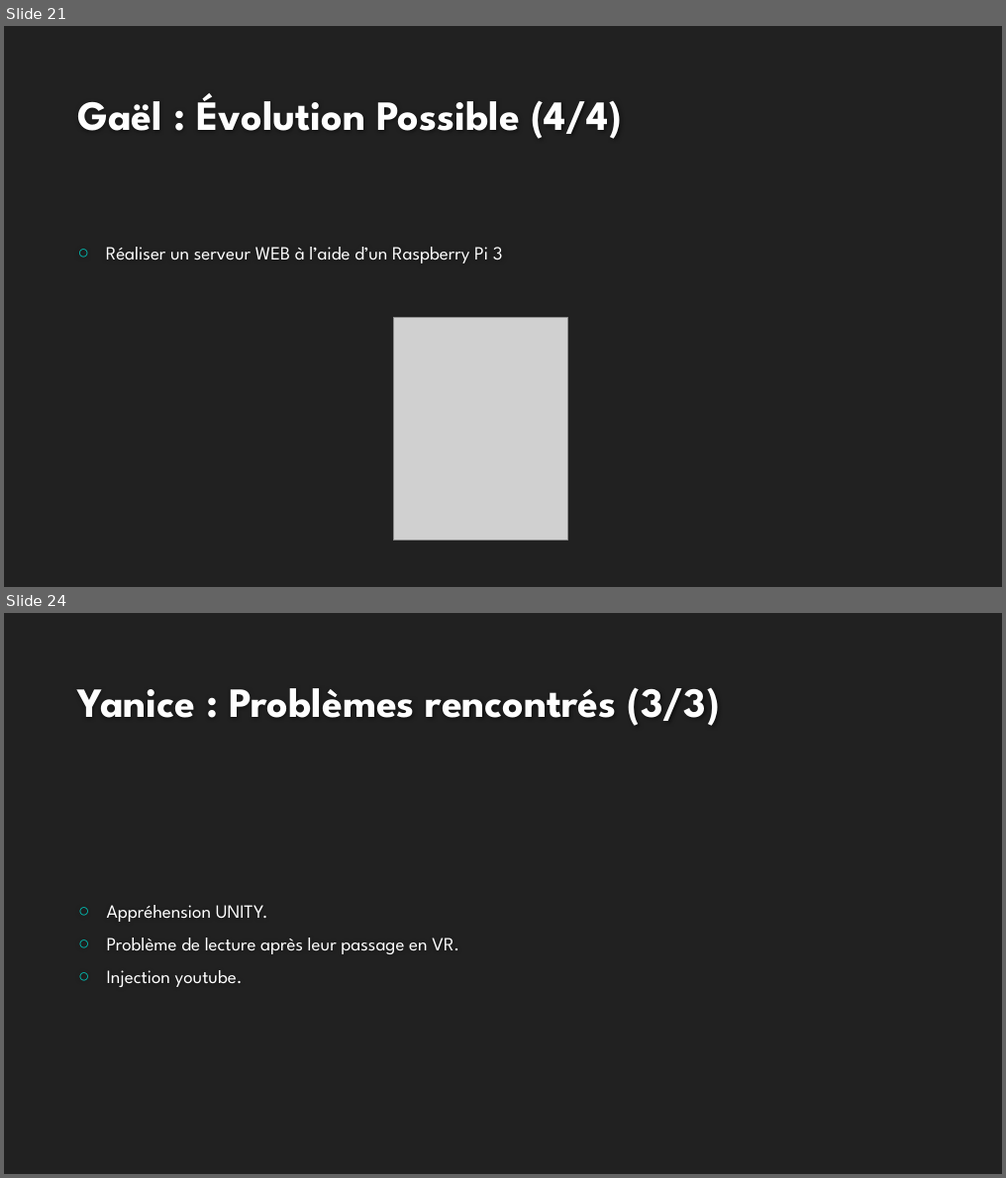
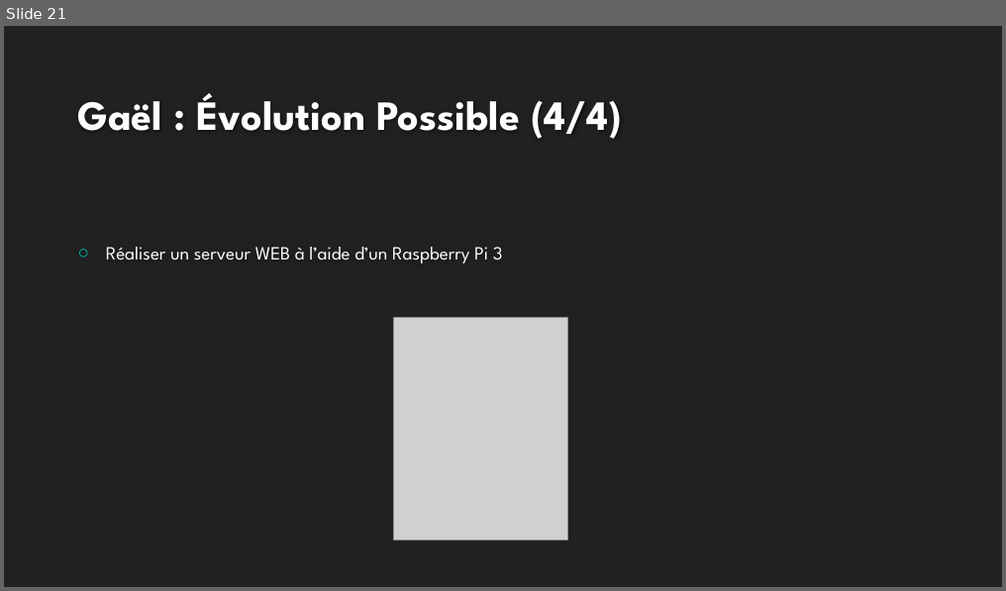
Before and after one commit to rlembo06/VR_tourism, a slide deck: annexes/slides-VR_Tourism.pptx. Shown one above the other, each under a label of ours: slides 21 and 24 before the commit, slide 21 after it; the slides between them are not shown. The pictures are 1006x1178 and 1006x591 pixels, drawn with LibreOffice and Linux fonts; fonts in the diff are those of the drawing; grey boxes stand for pictures; background and template pictures are left out. Boxes give left, top, right and bottom in pixels: in the first picture for what was removed or moved away, otherwise in the second. Text is boxed around its words. In the diff, an @@ line names an element or a change of style, - is before the commit and + after.

Commit message:
ajout slide yanice vf

```diff
--- a/annexes/slides-VR_Tourism.pptx
+++ b/annexes/slides-VR_Tourism.pptx
@@ slide 24 removed at bbox=[4, 613, 1002, 1174], background #212121 @@
@@ title removed at bbox=[78, 687, 720, 726] @@
-Yanice : Problèmes rencontrés (3/3)
@@ text removed at bbox=[107, 905, 459, 987] @@
-○ Appréhension UNITY.
-○ Problème de lecture après leur passage en VR.
-○ Injection youtube.
```
Also in this commit, not shown: 1 slide changed, 3 slides added, 1 other slide removed.
